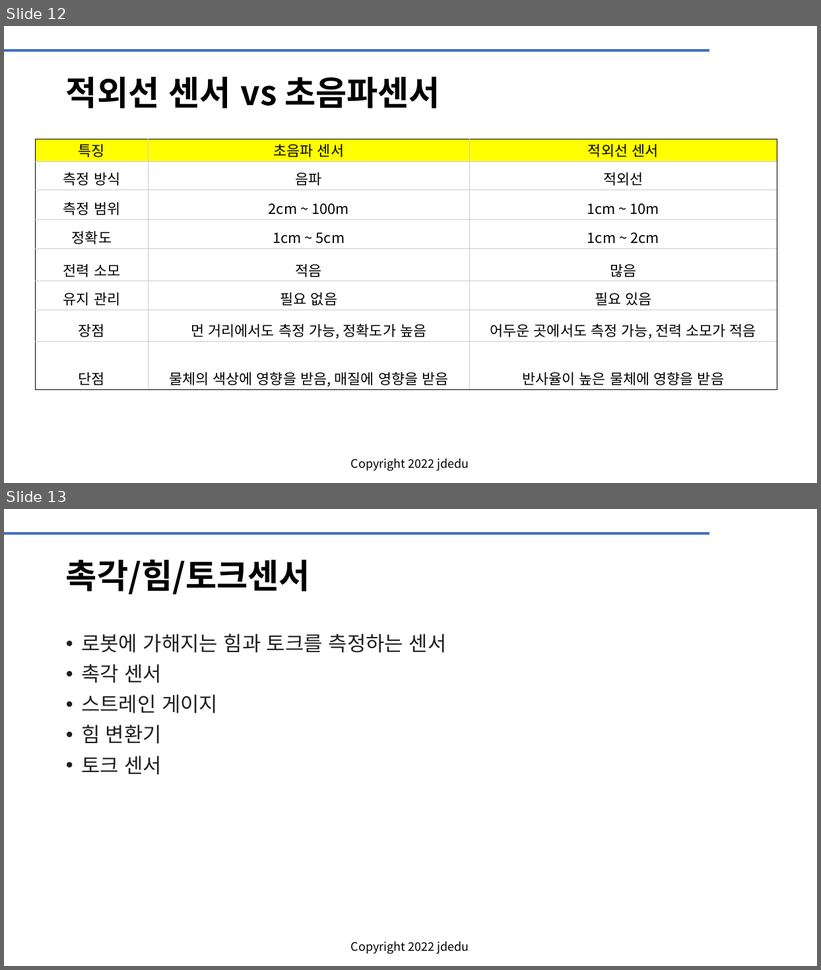
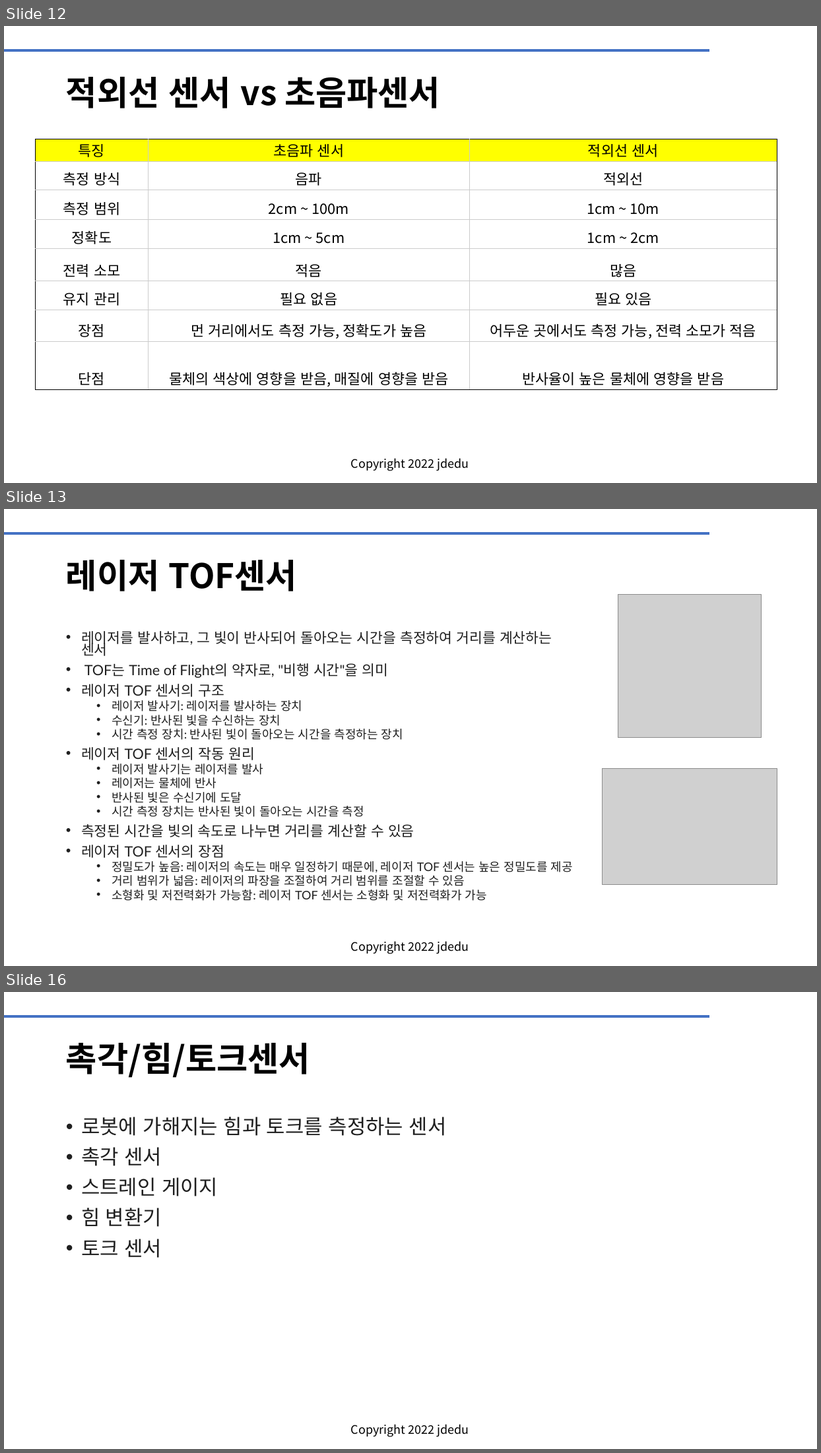
Before and after one commit to JD-edu/KG-KAIROS_robot, a slide deck: doc/KG-KAIROS 로봇센서.pptx. Shown one above the other, each under a label of ours: slides 12 and 13 before the commit, slides 12, 13 and 16 after it; the slides between them are not shown. The pictures are 821x970 and 821x1453 pixels, drawn with LibreOffice and Linux fonts; fonts in the diff are those of the drawing; grey boxes stand for pictures; background and template pictures are left out. Boxes give left, top, right and bottom in pixels: in the first picture for what was removed or moved away, otherwise in the second. Text is boxed around its words. In the diff, an @@ line names an element or a change of style, - is before the commit and + after.

```diff
--- a/doc/KG-KAIROS 로봇센서.pptx
+++ b/doc/KG-KAIROS 로봇센서.pptx
@@ slide 13 added at (4,509,817,966), background #FFFFFF; not listed: 2 template elements that a slide beside it also shows @@
@@ title added at (66,560,297,591), 40 pt, text #000000, bold @@
+레이저 TOF센서
@@ picture added at (618,595,761,738) @@
@@ text added at (81,631,573,901), 14 pt, text #1F1F1F @@
+• 레이저를 발사하고, 그 빛이 반사되어 돌아오는 시간을 측정하여 거리를 계산하는 센서
+• TOF는 Time of Flight의 약자로, "비행 시간"을 의미
+• 레이저 TOF 센서의 구조
+  • 레이저 발사기: 레이저를 발사하는 장치
+  • 수신기: 반사된 빛을 수신하는 장치
+  • 시간 측정 장치: 반사된 빛이 돌아오는 시간을 측정하는 장치
+• 레이저 TOF 센서의 작동 원리
+  • 레이저 발사기는 레이저를 발사
+  • 레이저는 물체에 반사
+  • 반사된 빛은 수신기에 도달
+  • 시간 측정 장치는 반사된 빛이 돌아오는 시간을 측정
+• 측정된 시간을 빛의 속도로 나누면 거리를 계산할 수 있음
+• 레이저 TOF 센서의 장점
+  • 정밀도가 높음: 레이저의 속도는 매우 일정하기 때문에, 레이저 TOF 센서는 높은 정밀도를 제공
+  • 거리 범위가 넓음: 레이저의 파장을 조절하여 거리 범위를 조절할 수 있음
+  • 소형화 및 저전력화가 가능함: 레이저 TOF 센서는 소형화 및 저전력화가 가능
@@ picture added at (603,769,777,885) @@
@@ what was slide 13 is now slide 16 @@
```
Also in this commit, not shown: 5 slides changed, 5 other slides added, 1 other file.
